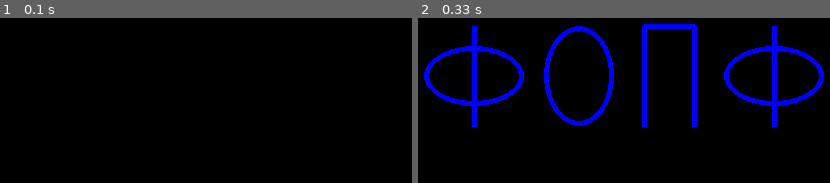
Above: before the commit, frames 1-2 (left to right).
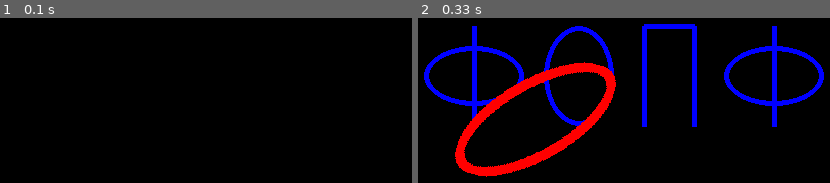
Above: after the commit, the same moments.

Repository: python-practice-b02-006/kolganov
Game: pygame game, started from Lab_3/pygame_test.py
The game is run twice, just before and just after one commit, with the same random seed, the same clock (stepped at 60 frames per second) and the same inputs.
Inputs:
- Up to frame 1 (0.1 s): no input
- Up to frame 2 (0.33 s): no input

Frame 1 is identical in both runs. In frame 2, 5.5% of the frame differs, in the area x 8-49%, y 26-97%.

Commit message:
Add rotated ellipse

Diff:
--- a/Lab_3/pygame_test.py
+++ b/Lab_3/pygame_test.py
@@ -2,6 +2,7 @@
 
 BLACK = (0, 0, 0)
 BLUE = (0, 0, 255)
+RED = (255, 0, 0)
 
 pygame.init()
 
@@ -30,6 +31,11 @@
     pygame.draw.ellipse(screen, BLUE, [350, 70, 100, 60], 5)
     pygame.draw.ellipse(screen, BLUE, [170, 50, 70, 100], 5)
 
+    surface = pygame.Surface([200, 100], pygame.SRCALPHA)
+    pygame.draw.ellipse(surface, RED, [10, 10, 180, 80], 10)
+    surface_rot = pygame.transform.rotate(surface, 30)
+    screen.blit(surface_rot, [50, 50])
+
     pygame.display.flip()
 
 pygame.quit()
